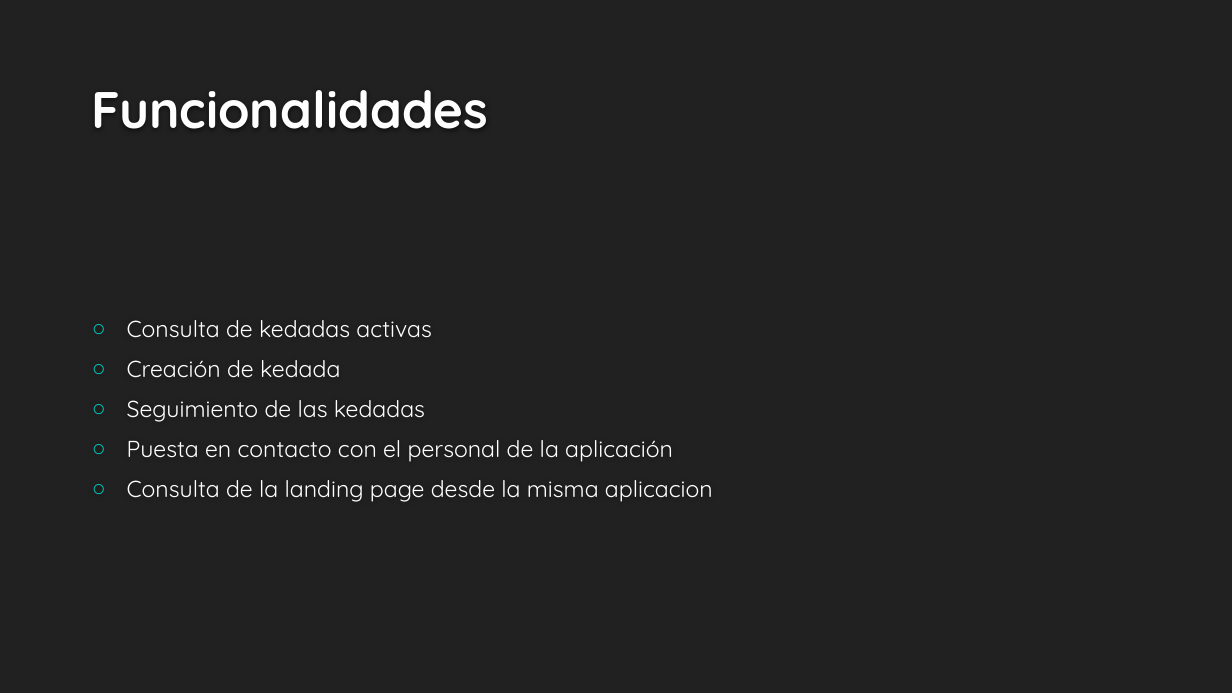
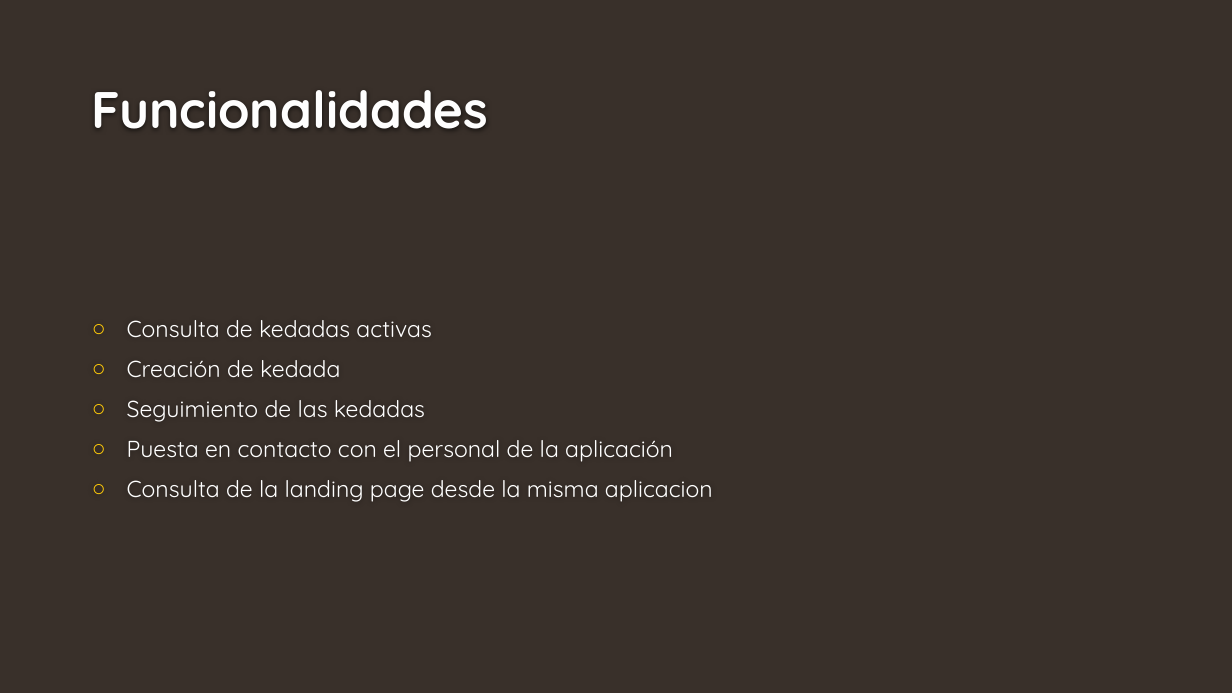
Before and after one commit to iechavarri/AppARO, a slide deck: slide 5 of Presentacion final/Kedadas.pptx. Drawn at 1232x693 pixels with LibreOffice and Linux fonts; fonts in the diff are those of the drawing; background and template pictures are left out. Boxes give left, top, right and bottom in pixels: in the first picture for what was removed or moved away, otherwise in the second. Text is boxed around its words. In the diff, an @@ line names an element or a change of style, - is before the commit and + after.

```diff
--- a/Presentacion final/Kedadas.pptx
+++ b/Presentacion final/Kedadas.pptx
@@ background #212121 to #39302A @@
@@ text "Consulta de kedadas activas" at (127,320,713,502): bullet colour #00C6BB to #FFCA08 @@
```
Also in this commit, not shown: 11 other slides changed, 6 other files.
